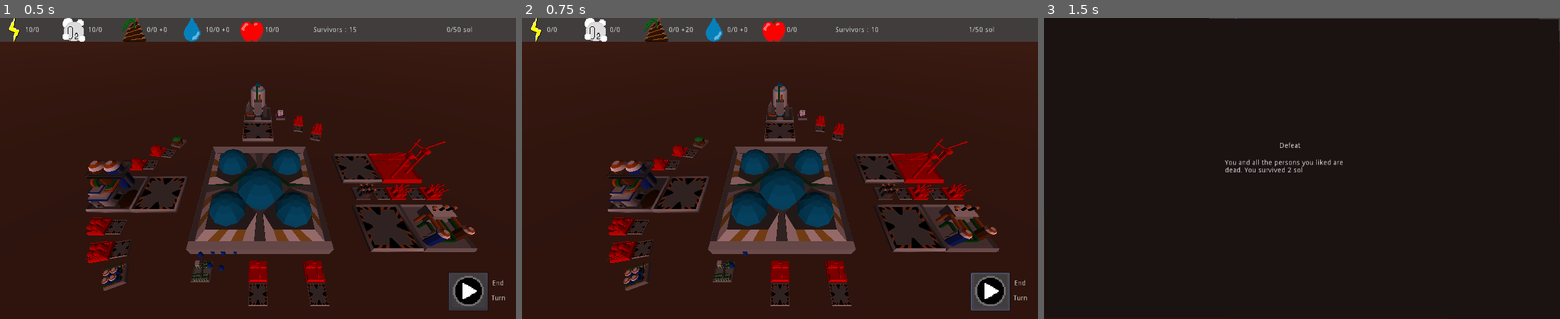
Above: before the commit, frames 1-3 (left to right).
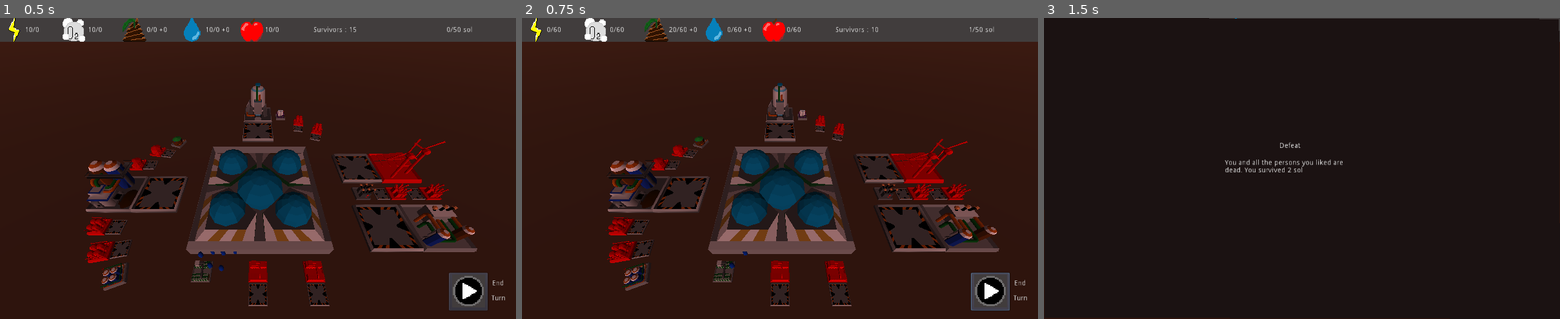
Above: after the commit, the same moments.

Repository: AngryCyboot/LD52
Game: Godot game, scene res://Scènes/Scene principale.tscn
Same seed, same stepped clock (60 frames per second), same inputs: the game is played once before the commit and once after it.
Inputs (mouse positions are in pixels of both pictures, inside the frame that each line leads up to):
- Up to frame 1 (0.5 s): no input
- Up to frame 2 (0.75 s): click (991, 291) at 0.5 s
- Up to frame 3 (1.5 s): tap Enter at 1.25 s; move the mouse to (1415, 153) at 1.27 s; hold D from 1.28 s (still down); tap I at 1.35 s; click (1415, 153) at 1.42 s

Frame 1 is identical in both runs. In frame 2, 0.1% of the frame differs, in the area x 6-54%, y 2-5%; in frame 3, nothing differs.

Commit message:
almost done

Diff:
--- a/GodotFiles/Scènes/Base.tscn
+++ b/GodotFiles/Scènes/Base.tscn
@@ -21,34 +21,12 @@
 
 [node name="Base" instance=ExtResource( 1 )]
 
-[node name="Sol" parent="." index="0"]
-visible = false
-
-[node name="Batiment" parent="." index="1"]
-visible = false
-
-[node name="Terre" type="MeshInstance" parent="." index="2"]
-transform = Transform( -4.37114e-08, -1, -4.37114e-08, 0, -4.37114e-08, 1, -1, 4.37114e-08, 1.91069e-15, 29.3638, 0, -17.1879 )
-mesh = SubResource( 1 )
-material/0 = ExtResource( 2 )
-
-[node name="StaticBody" type="StaticBody" parent="Terre" index="0"]
-collision_layer = 2
-collision_mask = 2
-
-[node name="CollisionShape" type="CollisionShape" parent="Terre/StaticBody" index="0"]
-shape = SubResource( 2 )
-
-[node name="Farms&Habs" parent="." index="3" instance=ExtResource( 6 )]
-transform = Transform( 1, 0, 0, 0, 1, 0, 0, 0, 1, 0, 0, 13 )
-
-[node name="Prod" type="Spatial" parent="." index="4"]
+[node name="Prod" type="Spatial" parent="." index="0"]
 transform = Transform( -4.37114e-08, -1, -4.37114e-08, 0, -4.37114e-08, 1, -1, 4.37114e-08, 1.91069e-15, 29.3638, 0, -17.1879 )
 
 [node name="OxyRecycler" parent="Prod" index="0" instance=ExtResource( 4 )]
 transform = Transform( 1, 3.59989e-21, 0, 0, -4.37114e-08, -1, 0, 1, -4.37114e-08, -9.1879, 29.3638, 1.28353e-06 )
 skeleton = NodePath("../..")
-damageMaterial = null
 Oxy = 20
 Energy = -10
 Water = -20
@@ -74,7 +52,7 @@
 Energy = 10
 damage = true
 
-[node name="Storage" type="Spatial" parent="." index="5"]
+[node name="Storage" type="Spatial" parent="." index="1"]
 
 [node name="Batteries" parent="Storage" index="0" instance=ExtResource( 12 )]
 transform = Transform( 1, 0, 0, 0, 1, 0, 0, 0, 1, 15, 0, 13 )
@@ -145,3 +123,24 @@
 transform = Transform( -0.984808, 0, -0.173648, 0, 1, 0, 0.173648, 0, -0.984808, -18, 0, 21 )
 skeleton = NodePath("../../Prod/OxyRecycler")
 damage = true
+
+[node name="Sol" parent="." index="2"]
+visible = false
+
+[node name="Batiment" parent="." index="3"]
+visible = false
+
+[node name="Terre" type="MeshInstance" parent="." index="4"]
+transform = Transform( -4.37114e-08, -1, -4.37114e-08, 0, -4.37114e-08, 1, -1, 4.37114e-08, 1.91069e-15, 29.3638, 0, -17.1879 )
+mesh = SubResource( 1 )
+material/0 = ExtResource( 2 )
+
+[node name="StaticBody" type="StaticBody" parent="Terre" index="0"]
+collision_layer = 2
+collision_mask = 2
+
+[node name="CollisionShape" type="CollisionShape" parent="Terre/StaticBody" index="0"]
+shape = SubResource( 2 )
+
+[node name="Farms&Habs" parent="." index="5" instance=ExtResource( 6 )]
+transform = Transform( 1, 0, 0, 0, 1, 0, 0, 0, 1, 0, 0, 13 )
--- a/GodotFiles/Scènes/Champ.tscn
+++ b/GodotFiles/Scènes/Champ.tscn
@@ -9,64 +9,82 @@
 
 [node name="Champ" instance=ExtResource( 1 )]
 
-[node name="Sol" parent="." index="0"]
+[node name="field" type="Spatial" parent="." index="0"]
+
+[node name="HydroponicFarm" parent="field" index="0" instance=ExtResource( 3 )]
+transform = Transform( -0.00888364, 0, 0.999961, 0, 1, 0, -0.999961, 0, -0.00888364, 0, 0, 13.4596 )
+skeleton = NodePath("../..")
+
+[node name="HydroponicFarm8" parent="field" index="1" instance=ExtResource( 3 )]
+transform = Transform( -0.00888364, 0, 0.999961, 0, 1, 0, -0.999961, 0, -0.00888364, -0.0444183, 0, 8.4598 )
+skeleton = NodePath("../..")
+
+[node name="HydroponicFarm3" parent="field" index="2" instance=ExtResource( 3 )]
+transform = Transform( -0.00888364, 0, 0.999961, 0, 1, 0, -0.999961, 0, -0.00888364, -4.9998, 0, 13.504 )
+skeleton = NodePath("../..")
+
+[node name="HydroponicFarm9" parent="field" index="3" instance=ExtResource( 3 )]
+transform = Transform( -0.00888364, 0, 0.999961, 0, 1, 0, -0.999961, 0, -0.00888364, -5.04422, 0, 8.50422 )
+skeleton = NodePath("../..")
+
+[node name="HydroponicFarm4" parent="field" index="4" instance=ExtResource( 3 )]
+transform = Transform( -0.00888364, 0, 0.999961, 0, 1, 0, -0.999961, 0, -0.00888364, -9.99961, 0, 13.5484 )
+skeleton = NodePath("../..")
+
+[node name="HydroponicFarm10" parent="field" index="5" instance=ExtResource( 3 )]
+transform = Transform( -0.00888364, 0, 0.999961, 0, 1, 0, -0.999961, 0, -0.00888364, -10.044, 0, 8.54864 )
+skeleton = NodePath("../..")
+
+[node name="HydroponicFarm2" parent="field" index="6" instance=ExtResource( 3 )]
+transform = Transform( -0.00888364, 0, 0.999961, 0, 1, 0, -0.999961, 0, -0.00888364, 4.9998, 0, 13.4152 )
+skeleton = NodePath("../..")
+
+[node name="HydroponicFarm7" parent="field" index="7" instance=ExtResource( 3 )]
+transform = Transform( -0.00888364, 0, 0.999961, 0, 1, 0, -0.999961, 0, -0.00888364, 4.95538, 0, 8.41538 )
+skeleton = NodePath("../..")
+
+[node name="HydroponicFarm5" parent="field" index="8" instance=ExtResource( 3 )]
+transform = Transform( -0.00888364, 0, 0.999961, 0, 1, 0, -0.999961, 0, -0.00888364, 9.99961, 0, 13.3708 )
+skeleton = NodePath("../..")
+
+[node name="HydroponicFarm12" parent="field" index="9" instance=ExtResource( 3 )]
+transform = Transform( -0.00888364, 0, 0.999961, 0, 1, 0, -0.999961, 0, -0.00888364, 0.0444183, 0, 18.4594 )
+skeleton = NodePath("../..")
+
+[node name="HydroponicFarm13" parent="field" index="10" instance=ExtResource( 3 )]
+transform = Transform( -0.00888364, 0, 0.999961, 0, 1, 0, -0.999961, 0, -0.00888364, -4.95538, 0, 18.5038 )
+skeleton = NodePath("../..")
+
+[node name="HydroponicFarm14" parent="field" index="11" instance=ExtResource( 3 )]
+transform = Transform( -0.00888364, 0, 0.999961, 0, 1, 0, -0.999961, 0, -0.00888364, -9.95519, 0, 18.5482 )
+skeleton = NodePath("../..")
+
+[node name="HydroponicFarm15" parent="field" index="12" instance=ExtResource( 3 )]
+transform = Transform( -0.00888364, 0, 0.999961, 0, 1, 0, -0.999961, 0, -0.00888364, 5.04422, 0, 18.415 )
+skeleton = NodePath("../..")
+
+[node name="HydroponicFarm16" parent="field" index="13" instance=ExtResource( 3 )]
+transform = Transform( -0.00888364, 0, 0.999961, 0, 1, 0, -0.999961, 0, -0.00888364, 10.044, 0, 18.3706 )
+skeleton = NodePath("../..")
+
+[node name="HydroponicFarm11" parent="field" index="14" instance=ExtResource( 3 )]
+transform = Transform( -0.00888364, 0, 0.999961, 0, 1, 0, -0.999961, 0, -0.00888364, 9.99961, 0, 13.3708 )
+skeleton = NodePath("../..")
+
+[node name="HydroponicFarm6" parent="field" index="15" instance=ExtResource( 3 )]
+transform = Transform( -0.00888364, 0, 0.999961, 0, 1, 0, -0.999961, 0, -0.00888364, 9.95519, 0, 8.37096 )
+skeleton = NodePath("../..")
+
+[node name="Sol" parent="." index="1"]
 visible = false
 
-[node name="Batiment" parent="." index="1"]
+[node name="Batiment" parent="." index="2"]
 visible = false
 
 [node name="Emplacement" parent="Batiment" index="3"]
 visible = false
 
-[node name="Plantes" type="MeshInstance" parent="." index="2"]
+[node name="Plantes" type="MeshInstance" parent="." index="3"]
 transform = Transform( 1, 0, 0, 0, -4.37114e-08, 1, 0, -1, -4.37114e-08, 0, 0, 0 )
 mesh = SubResource( 1 )
 material/0 = ExtResource( 2 )
-
-[node name="HydroponicFarm" parent="." index="3" instance=ExtResource( 3 )]
-transform = Transform( -0.00888364, 0, 0.999961, 0, 1, 0, -0.999961, 0, -0.00888364, 0, 0, 13.4596 )
-
-[node name="HydroponicFarm8" parent="." index="4" instance=ExtResource( 3 )]
-transform = Transform( -0.00888364, 0, 0.999961, 0, 1, 0, -0.999961, 0, -0.00888364, -0.0444183, 0, 8.4598 )
-
-[node name="HydroponicFarm3" parent="." index="5" instance=ExtResource( 3 )]
-transform = Transform( -0.00888364, 0, 0.999961, 0, 1, 0, -0.999961, 0, -0.00888364, -4.9998, 0, 13.504 )
-
-[node name="HydroponicFarm9" parent="." index="6" instance=ExtResource( 3 )]
-transform = Transform( -0.00888364, 0, 0.999961, 0, 1, 0, -0.999961, 0, -0.00888364, -5.04422, 0, 8.50422 )
-
-[node name="HydroponicFarm4" parent="." index="7" instance=ExtResource( 3 )]
-transform = Transform( -0.00888364, 0, 0.999961, 0, 1, 0, -0.999961, 0, -0.00888364, -9.99961, 0, 13.5484 )
-
-[node name="HydroponicFarm10" parent="." index="8" instance=ExtResource( 3 )]
-transform = Transform( -0.00888364, 0, 0.999961, 0, 1, 0, -0.999961, 0, -0.00888364, -10.044, 0, 8.54864 )
-
-[node name="HydroponicFarm2" parent="." index="9" instance=ExtResource( 3 )]
-transform = Transform( -0.00888364, 0, 0.999961, 0, 1, 0, -0.999961, 0, -0.00888364, 4.9998, 0, 13.4152 )
-
-[node name="HydroponicFarm7" parent="." index="10" instance=ExtResource( 3 )]
-transform = Transform( -0.00888364, 0, 0.999961, 0, 1, 0, -0.999961, 0, -0.00888364, 4.95538, 0, 8.41538 )
-
-[node name="HydroponicFarm5" parent="." index="11" instance=ExtResource( 3 )]
-transform = Transform( -0.00888364, 0, 0.999961, 0, 1, 0, -0.999961, 0, -0.00888364, 9.99961, 0, 13.3708 )
-
-[node name="HydroponicFarm12" parent="." index="12" instance=ExtResource( 3 )]
-transform = Transform( -0.00888364, 0, 0.999961, 0, 1, 0, -0.999961, 0, -0.00888364, 0.0444183, 0, 18.4594 )
-
-[node name="HydroponicFarm13" parent="." index="13" instance=ExtResource( 3 )]
-transform = Transform( -0.00888364, 0, 0.999961, 0, 1, 0, -0.999961, 0, -0.00888364, -4.95538, 0, 18.5038 )
-
-[node name="HydroponicFarm14" parent="." index="14" instance=ExtResource( 3 )]
-transform = Transform( -0.00888364, 0, 0.999961, 0, 1, 0, -0.999961, 0, -0.00888364, -9.95519, 0, 18.5482 )
-
-[node name="HydroponicFarm15" parent="." index="15" instance=ExtResource( 3 )]
-transform = Transform( -0.00888364, 0, 0.999961, 0, 1, 0, -0.999961, 0, -0.00888364, 5.04422, 0, 18.415 )
-
-[node name="HydroponicFarm16" parent="." index="16" instance=ExtResource( 3 )]
-transform = Transform( -0.00888364, 0, 0.999961, 0, 1, 0, -0.999961, 0, -0.00888364, 10.044, 0, 18.3706 )
-
-[node name="HydroponicFarm11" parent="." index="17" instance=ExtResource( 3 )]
-transform = Transform( -0.00888364, 0, 0.999961, 0, 1, 0, -0.999961, 0, -0.00888364, 9.99961, 0, 13.3708 )
-
-[node name="HydroponicFarm6" parent="." index="18" instance=ExtResource( 3 )]
-transform = Transform( -0.00888364, 0, 0.999961, 0, 1, 0, -0.999961, 0, -0.00888364, 9.95519, 0, 8.37096 )
--- a/GodotFiles/scripts/Batiment.gd
+++ b/GodotFiles/scripts/Batiment.gd
@@ -1,4 +1,6 @@
 extends MeshInstance
+
+signal scream
 
 export (Material) var damageMaterial #= preload("res://materials et shaders/Batiment/Damage.tres")
 export (Material) var activeMaterial #= preload("res://materials et shaders/Batiment/Active.tres")
@@ -11,6 +13,7 @@
 export (int) var Shit = 0
 
 var prod = Array()
+
 
 var active = false
 export var plant = false
@@ -29,13 +32,23 @@
 		#if event.scancode == KEY_I:
 			#set_inactif()
 
-func body_entered(plop):
+func grow():
+	if stage == 5:
+		Food = 5
+		stage = 0
+	else:
+		stage += 1
+
+func body_entered(_plop):
 	survivors += 1
 	pass
 
-func body_exited(plop):
+func body_exited(_plop):
 	survivors -= 1
 	pass
+
+func repair():
+	damage = false
 
 func set_damage(): # Asign damage (red color) to building
 	if damage:
@@ -49,6 +62,7 @@
 	#self.get_mesh().surface_set_material(0,activeMaterial)
 	active = true
 	$SpotLight.visible = active
+	emit_signal("scream")
 	#status = "active"
 
 func set_inactif(): # Asign idle (yellow color) to building
@@ -73,6 +87,7 @@
 		needSurvivor = true
 	else:
 		needSurvivor = needSurvivorDefault
+	set_damage()
 	if needSurvivor:
 		$Placement.visible = true
 		$Area.monitoring = true
--- a/GodotFiles/scripts/Scene principale.gd
+++ b/GodotFiles/scripts/Scene principale.gd
@@ -13,15 +13,27 @@
 var water = [10,0,0,0,0]
 var shit = [0,0,0,0,0]
 var allTheThings
+var prod
+var fields
+var storage
 
 func _ready():
 	UI = $Camera/UI
 	survivors = $Survivors.get_child_count()
 	allTheThings = [energy,oxy,shit,water,food,turn,survivors]
 	UI.initialise(end)
+	prod = $Base.get_child(0)
+	fields = $Champ.get_child(0)
+	storage = $Base.get_child(1)
+	for x in prod.get_children():
+		print(x)
+		x.connect("scream",self,"cracotte")
+
 	pass
 
 func kill(nb):
+	if nb < survivors * -1:
+		nb = survivors * -1
 	while nb < 0:
 		var dead = $Survivors.get_child((Time.get_ticks_msec() % survivors))
 		dead.dead()
@@ -33,8 +45,48 @@
 
 func endTurn():
 	var losses = 0
+	food[2] = 0
+	oxy[2] = 0
+	water[2] = 0
+	energy[2] = 0
+	shit[2] = 0
 	turn += 1
 	#buildings
+	for x in prod.get_children():
+		var data = x.status()
+		if data[8] and data[5] or not data[8]:
+			if data[6] :
+				x.repair()
+			else:
+				energy[2] += data[0]
+				oxy[2] += data[1]
+				shit[2] += data[2]
+				water[2] += data[3]
+				food[2] += data[4]
+	for x in fields.get_children():
+		var data = x.status()
+		if data[5]:
+			x.grow()
+	for x in storage.get_children():
+		var data = x.status()
+		energy[1] = 60
+		oxy[1] = 60
+		food[1] = 60
+		water[1] = 60
+		shit[1] = 60
+		if data[6] and data[5]:
+			x.repair()
+		elif not data[6]:
+			if x.name >= "Batteries":
+				energy[1] += 60
+			if x.name >= "FoodStorage":
+				food[1] += 60
+			if x.name >= "OxygenStorage":
+				oxy[1] += 60
+			if x.name >= "ShitStorage":
+				shit[1] += 60
+			if x.name >= "WaterStorage":
+				water[1] += 60
 	#survivors
 	if food[0] + food[2] < survivors :
 		losses = food[0] + food[2] - survivors
@@ -90,8 +142,40 @@
 		shit[0] += shit[2]
 	shit[2] = 0
 
-
-
+func cracotte():
+	food[2] = 0
+	water[2] = 0
+	shit[3] = 0
+	oxy[2] = 0
+	energy[2] = 0
+	food[3] = survivors * -1
+	water[3] = survivors * -1
+	oxy[3] = survivors * -1
+	energy[3] = survivors * -1
+	shit[2] = survivors
+	for x in prod.get_children():
+		var data = x.status()
+		if (data[5] or not data[8]) and not data[6]:
+			if data[0] > 0:
+				energy[2] += data[0]
+			else :
+				energy[3] += data[0]
+			if data[1] > 0:
+				oxy[2] += data[1]
+			else :
+				oxy[3] += data[1]
+			if data[2] > 0:
+				shit[2] += data[2]
+			else :
+				shit[3] += data[2]
+			if data[3] > 0:
+				water[2] += data[3]
+			else :
+				water[3] += data[3]
+			if data[4] > 0:
+				food[2] += data[4]
+			else :
+				food[3] += data[4]
 
 func _process(delta):
 	allTheThings = [energy,oxy,shit,water,food,turn,survivors]
@@ -99,9 +183,4 @@
 	if UI.phase():
 		endTurn()
 		UI.passTurn()
-		food[3] = survivors
-		water[3] = survivors
-		oxy[3] = survivors
-		energy[3] = survivors
-		shit[2] = survivors
 	pass
